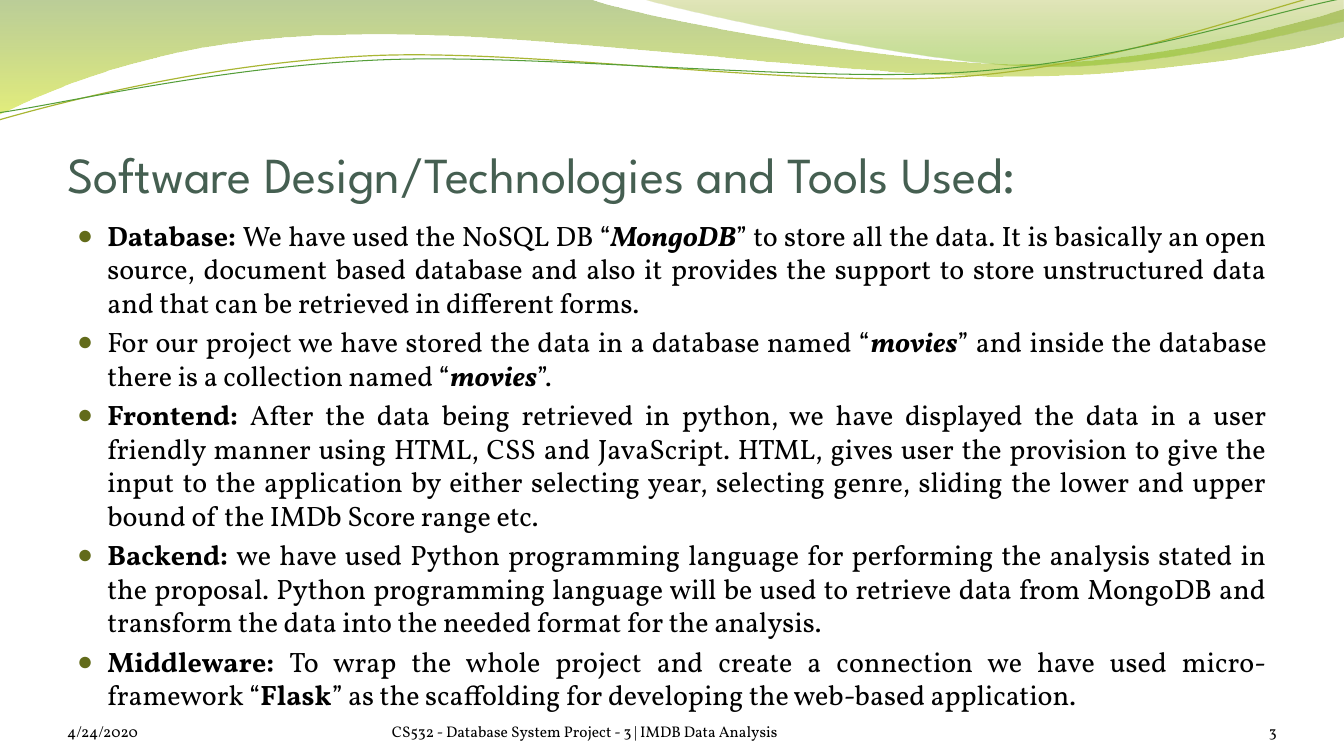
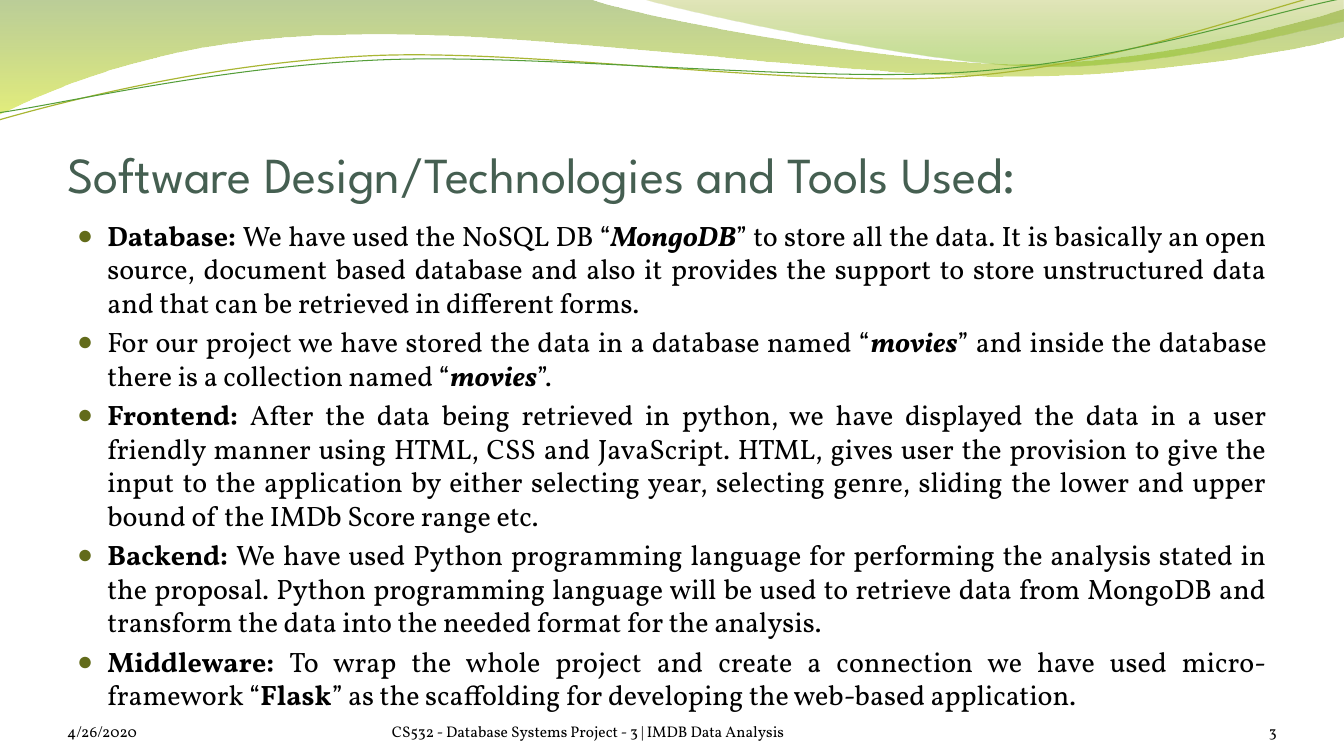
Before and after one commit to satrio-yudhoatmojo/CS532-Database-Systems-Spring-2020, a slide deck: slide 3 of Project-03/docs/saraf-yudhoatmojo_Presentation.pptx. Drawn at 1344x756 pixels with LibreOffice and Linux fonts; fonts in the diff are those of the drawing; background and template pictures are left out. Boxes give left, top, right and bottom in pixels: in the first picture for what was removed or moved away, otherwise in the second. Text is boxed around its words. In the diff, an @@ line names an element or a change of style, - is before the commit and + after.

```diff
--- a/Project-03/docs/saraf-yudhoatmojo_Presentation.pptx
+++ b/Project-03/docs/saraf-yudhoatmojo_Presentation.pptx
@@ text at box(107, 545, 1266, 639): text changed @@
-● Backend: we have used Python programming language for performing the analysis stated in the proposal. Python programming language will be used to retrieve data from MongoDB and transform the data into the needed format for the analysis.
+● Backend: We have used Python programming language for performing the analysis stated in the proposal. Python programming language will be used to retrieve data from MongoDB and transform the data into the needed format for the analysis.
@@ text at box(67, 726, 137, 740): text changed @@
-4/24/2020
+4/26/2020
@@ text at box(392, 726, 784, 741): text changed @@
-CS532 - Database System Project - 3 | IMDB Data Analysis
+CS532 - Database Systems Project - 3 | IMDB Data Analysis
```
Also in this commit, not shown: 14 other slides changed.
